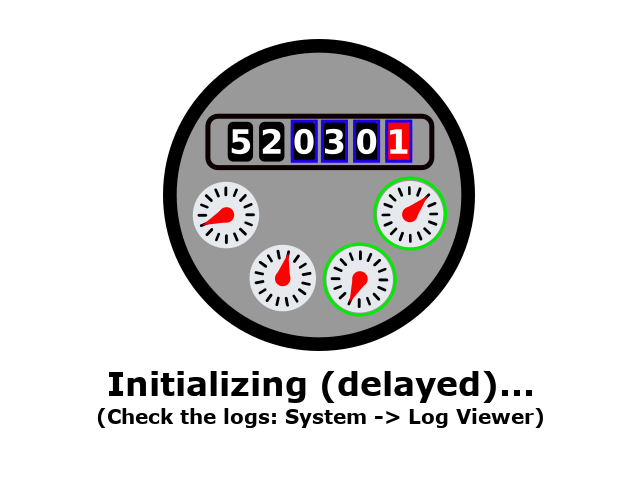
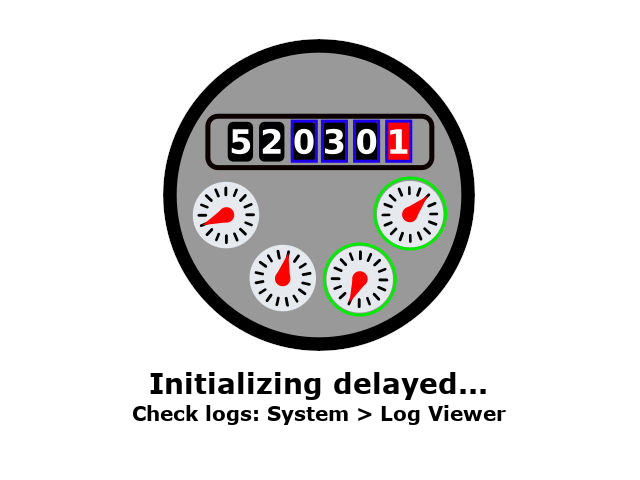
Layered file, before and after one edit (640x480). Changes by layer:
renamed "Initializing (delayed)... ..." to "Initializing delayed... ...", painted on it over [97,371,543,428]
removed layer "logo.png" over [163,39,475,351]
removed layer "Layer" over [97,33,543,428]
renamed "Flowstate_flow_not_started.jpg" to "Flowstate_idle_no_autostart.jpg", painted on it over [97,33,543,428]
